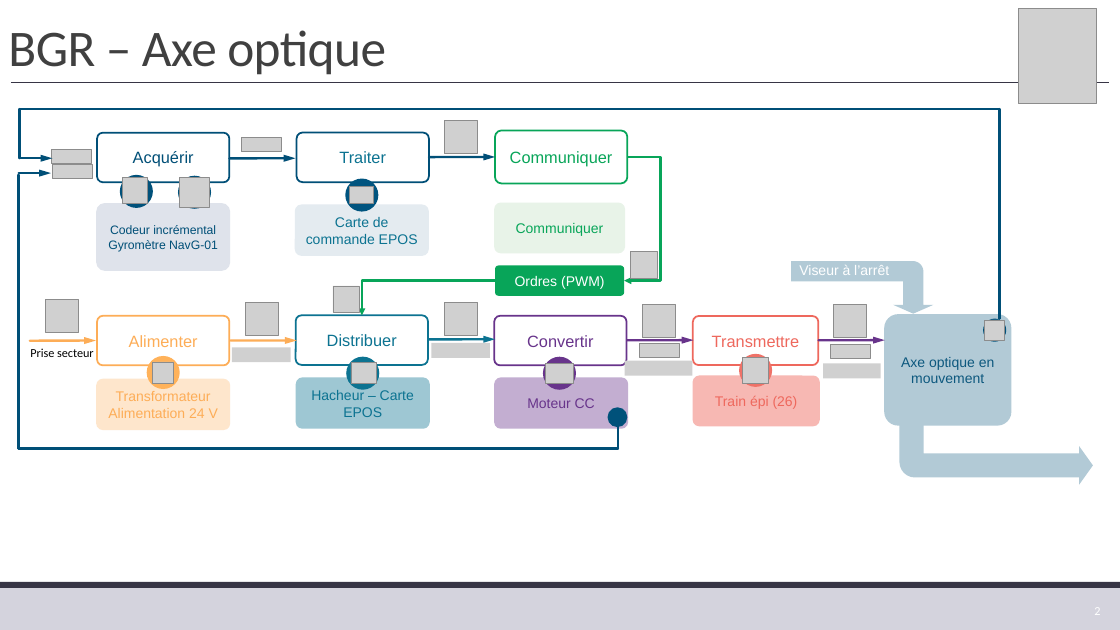
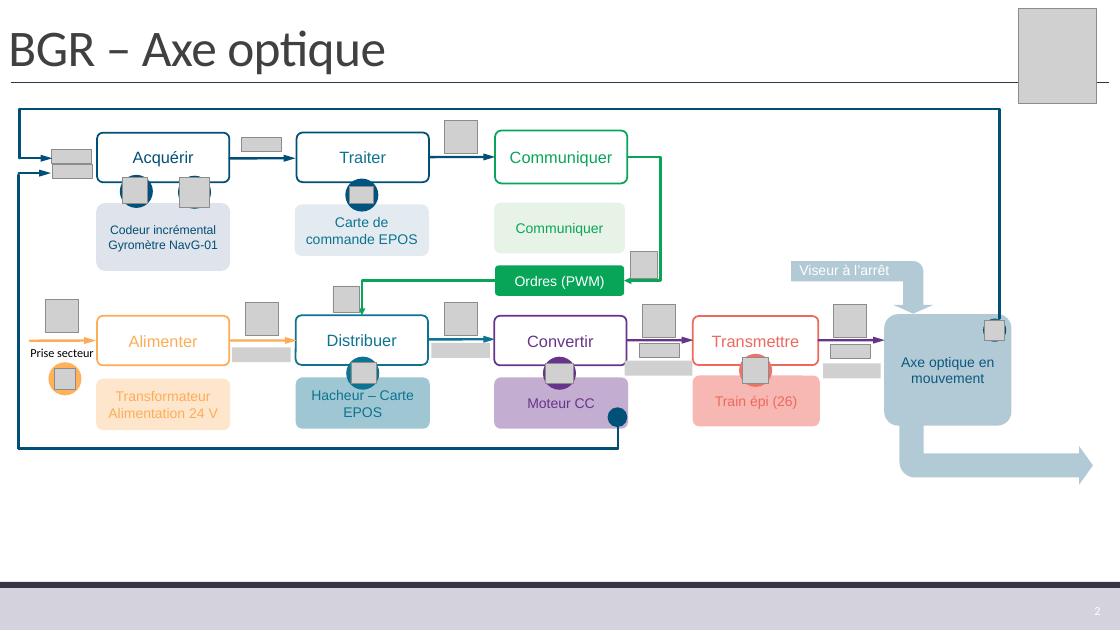
Before and after one commit to xpessoles/TP_Corriges, a slide deck: slide 2 of ChainesPuissance.pptx. Drawn at 1120x630 pixels with LibreOffice and Linux fonts; fonts in the diff are those of the drawing; grey boxes stand for pictures; background and template pictures are left out. Boxes give left, top, right and bottom in pixels: in the first picture for what was removed or moved away, otherwise in the second. Text is boxed around its words. In the diff, an @@ line names an element or a change of style, - is before the commit and + after.

```diff
--- a/ChainesPuissance.pptx
+++ b/ChainesPuissance.pptx
@@ ellipse: place and size @@
-ellipse at <box>147,356,180,389</box>
+ellipse at <box>49,362,82,395</box>
@@ picture: place and size @@
-picture at <box>153,362,174,383</box>
+picture at <box>55,368,76,389</box>
```
Also in this commit, not shown: 3 other slides changed, 1 slide added.
